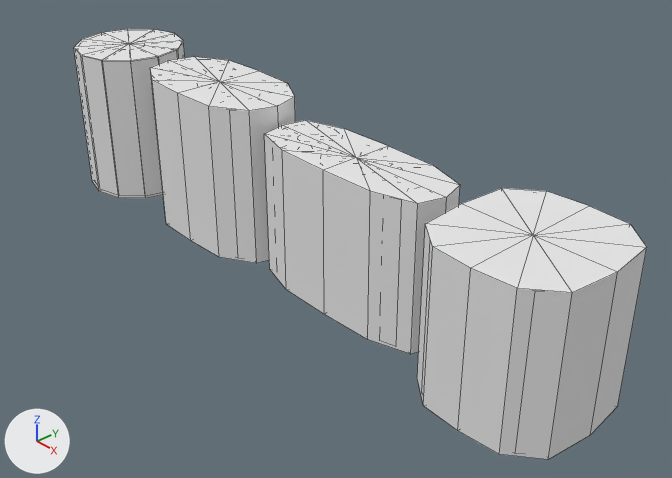
A saved change to the Blender file Objects/KitchenTowels/KitchenTowels.blend.
Both versions are drawn from a camera (50 mm lens) standing at (1.281, -0.728, 0.556) and looking at (0.418, 0.06, -0.088). The lights are fixed; the arrows at lower left show +X, +Y and +Z. Mesh edges are drawn as thin lines.

In view in the first picture: 'E5_ST8_EM3_I1', 'E5_ST8_EM3_I2', 'E5_ST8_EM3_I3', 'E5_ST8_EM3_I4'.
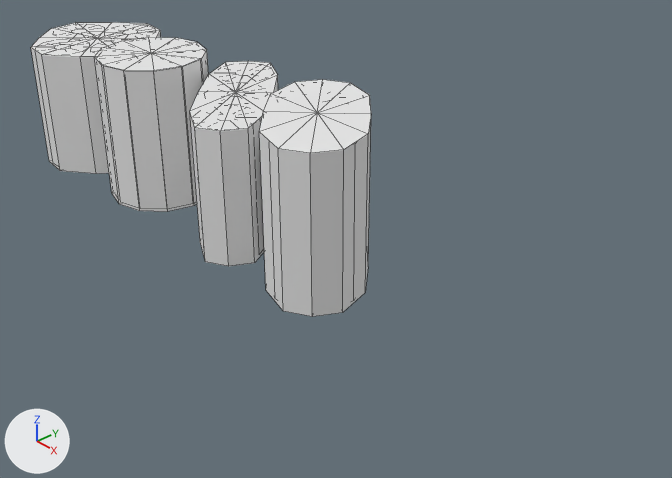
Pixel boxes (x1, y1, x2, y2) of what changed, in the pictures (672 x 478 px):
'E5_ST8_EM3_I4', moved, turned: before (417, 188, 647, 459); after (31, 22, 161, 174)
'E5_ST8_EM3_I3', moved, turned: before (264, 120, 460, 354); after (190, 61, 278, 266)
'E5_ST8_EM3_I2', moved, turned: before (150, 57, 295, 263); after (259, 80, 371, 317)
'E5_ST8_EM3_I1', moved: before (74, 29, 185, 198); after (94, 37, 208, 212)

The edits, one by one:
Object 'E5_ST8_EM3_I4' (ob_e5_st8_em3_i4) moves from (0.833, -0.044, -0.013) to (-0.137, -0.044, -0.013).
Object 'E5_ST8_EM3_I4' (ob_e5_st8_em3_i4) turns from (0, 0, 0) to (0, 0, -45) degrees about x, y and z.
Object 'E5_ST8_EM3_I3' (ob_e5_st8_em3_i3) moves from (0.521, 0.0, -0.013) to (0.234, 0.031, -0.013).
Object 'E5_ST8_EM3_I3' (ob_e5_st8_em3_i3) turns from (0, 0, 0) to (0, 0, -45) degrees about x, y and z.
Object 'E5_ST8_EM3_I2' (ob_e5_st8_em3_i2) moves from (0.177, 0.0, 0.0) to (0.379, 0.067, 0.0).
Object 'E5_ST8_EM3_I2' (ob_e5_st8_em3_i2) turns from (0, 0, 0) to (0, 0, -45) degrees about x, y and z.
Object 'E5_ST8_EM3_I1' (ob_e5_st8_em3_i1) moves from (0.0, 0.0, 0.0) to (0.063, 0.0, 0.0).
